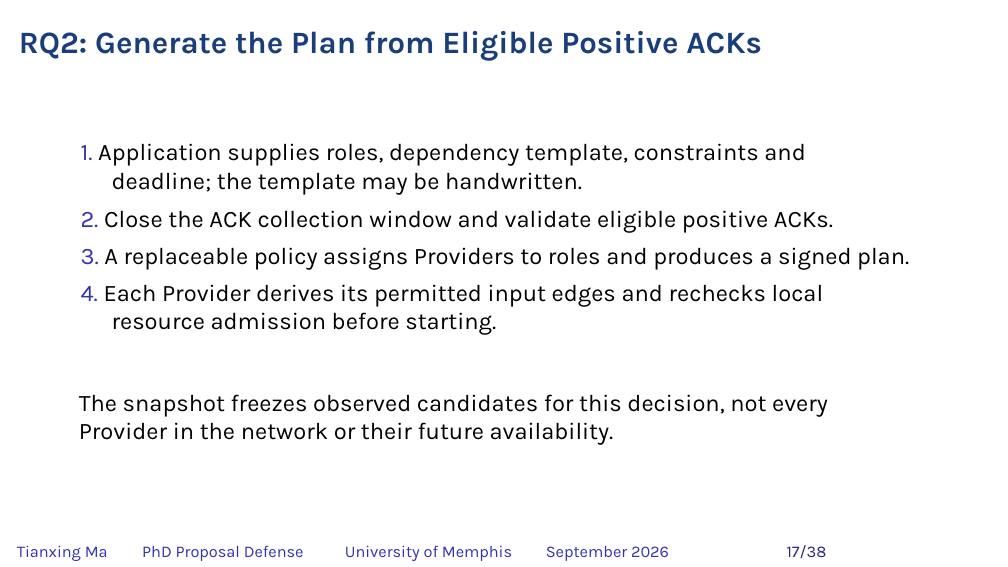
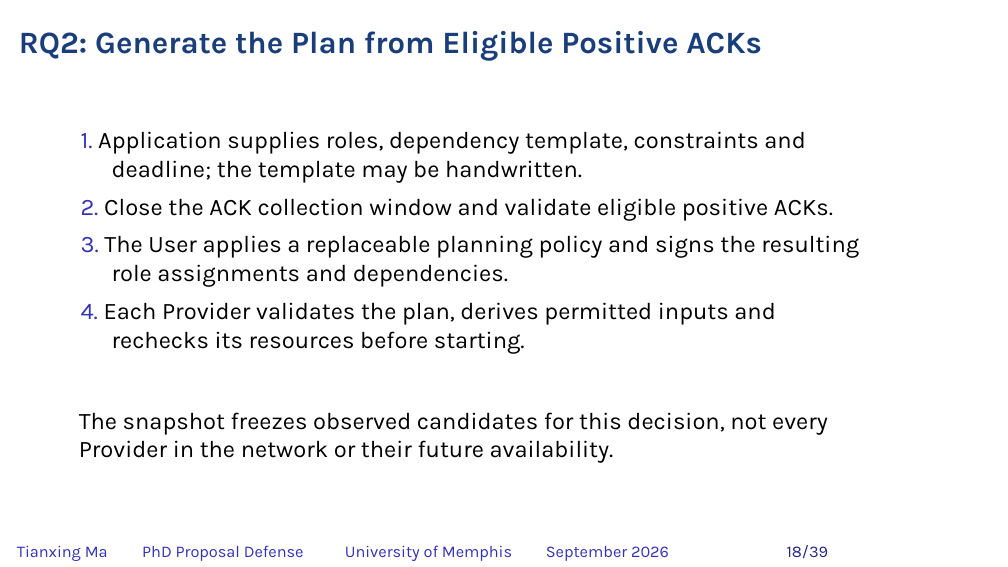
Before and after one commit to matianxing1992/NDN_Service_Framework, a slide deck: slide 18 of docs/PAPER/proposal-defense/slides/NDNSF_proposal_hybrid_editable.pptx (slide 17 before the commit). Drawn at 1008x567 pixels with LibreOffice and Linux fonts; fonts in the diff are those of the drawing; background and template pictures are left out. Boxes give left, top, right and bottom in pixels: in the first picture for what was removed or moved away, otherwise in the second. Text is boxed around its words. In the diff, an @@ line names an element or a change of style, - is before the commit and + after.

```diff
--- a/docs/PAPER/proposal-defense/slides/NDNSF_proposal_hybrid_editable.pptx
+++ b/docs/PAPER/proposal-defense/slides/NDNSF_proposal_hybrid_editable.pptx
@@ text "1. Application supplies roles, dependency ...": place and size @@
-text "1. Application supplies roles, dependency ..." at [81, 143, 805, 195]
+text "1. Application supplies roles, dependency ..." at [81, 131, 805, 183]
@@ text "2. Close the ACK collection ...": place and size @@
-text "2. Close the ACK collection ..." at [81, 210, 833, 233]
+text "2. Close the ACK collection ..." at [81, 198, 833, 221]
@@ text at [81, 235, 859, 287]: text changed @@
-3. A replaceable policy assigns Providers to roles and produces a signed plan.
+3. The User applies a replaceable planning policy and signs the resulting role assignments and dependencies.
@@ text at [81, 302, 775, 354]: text changed @@
-4. Each Provider derives its permitted input edges and rechecks local resource admission before starting.
+4. Each Provider validates the plan, derives permitted inputs and rechecks its resources before starting.
@@ text "The snapshot freezes observed candidates ...": place and size @@
-text "The snapshot freezes observed candidates ..." at [79, 394, 828, 445]
+text "The snapshot freezes observed candidates ..." at [79, 412, 828, 463]
@@ text at [787, 545, 828, 558]: text changed @@
-17/38
+18/39
```
Also in this commit, not shown: 36 other slides changed, 1 slide added, 25 other files.
